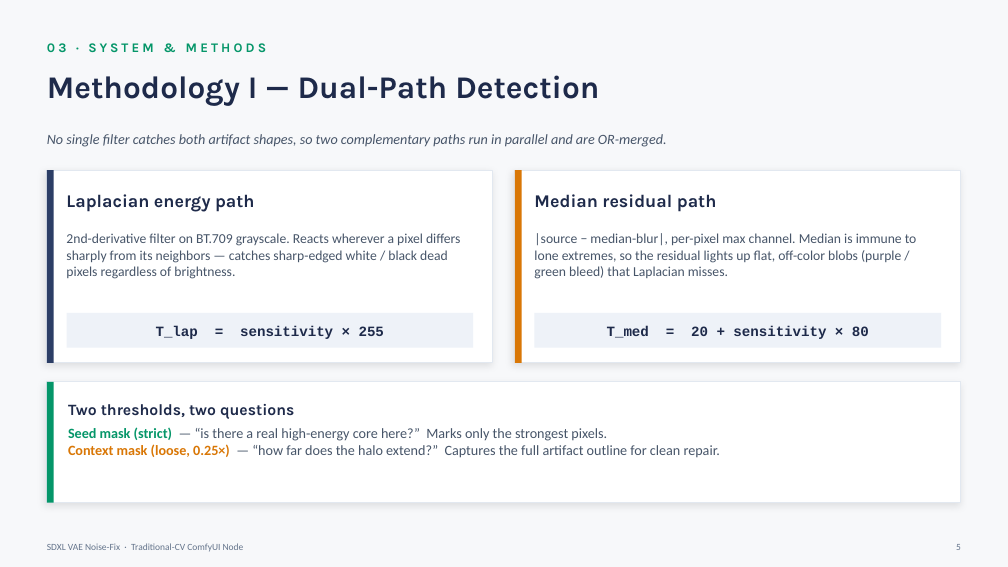
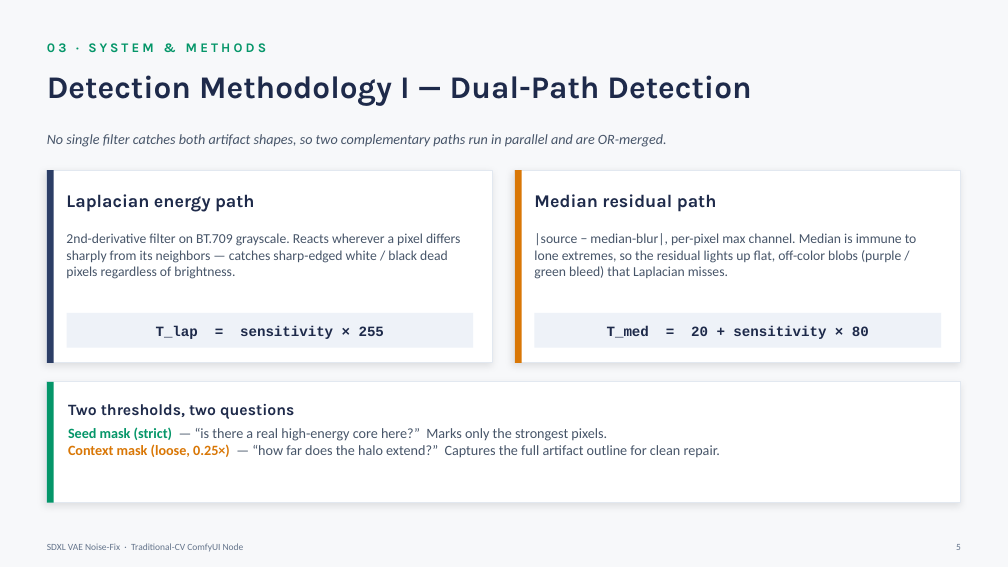
Before and after one commit to megrez33281/ComfyUI-VAE-Noise-Fix, a slide deck: slide 5 of VAE_NoiseFix_Final_Presentation.pptx. Drawn at 1008x567 pixels with LibreOffice and Linux fonts; fonts in the diff are those of the drawing. Boxes give left, top, right and bottom in pixels: in the first picture for what was removed or moved away, otherwise in the second. Text is boxed around its words. In the diff, an @@ line names an element or a change of style, - is before the commit and + after.

```diff
--- a/VAE_NoiseFix_Final_Presentation.pptx
+++ b/VAE_NoiseFix_Final_Presentation.pptx
@@ text at (47,75,751,106): text changed @@
-Methodology I — Dual-Path Detection
+Detection Methodology I — Dual-Path Detection
```
Also in this commit, not shown: 2 other slides changed, 1 slide removed, 5 other files.
